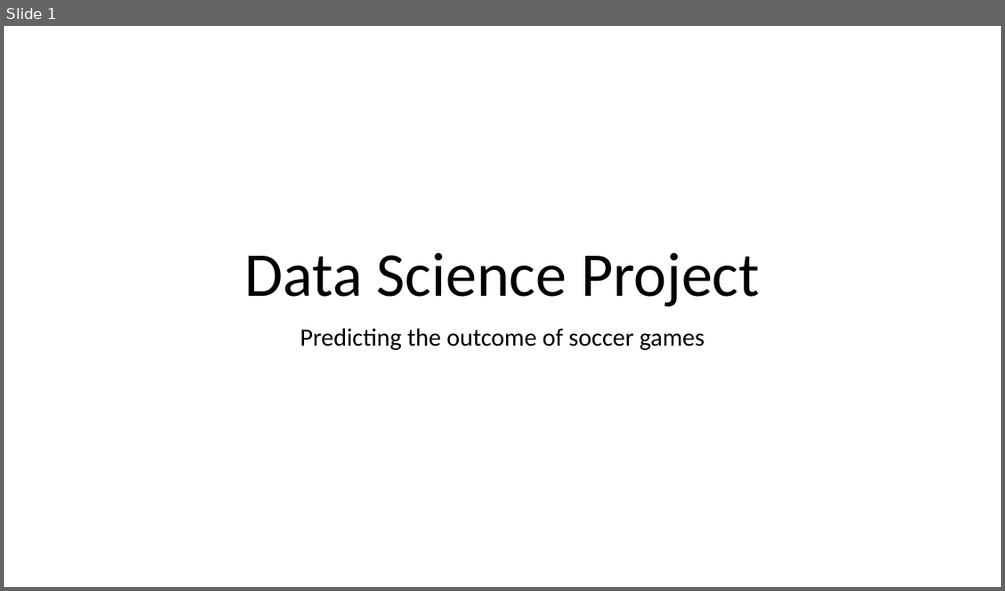
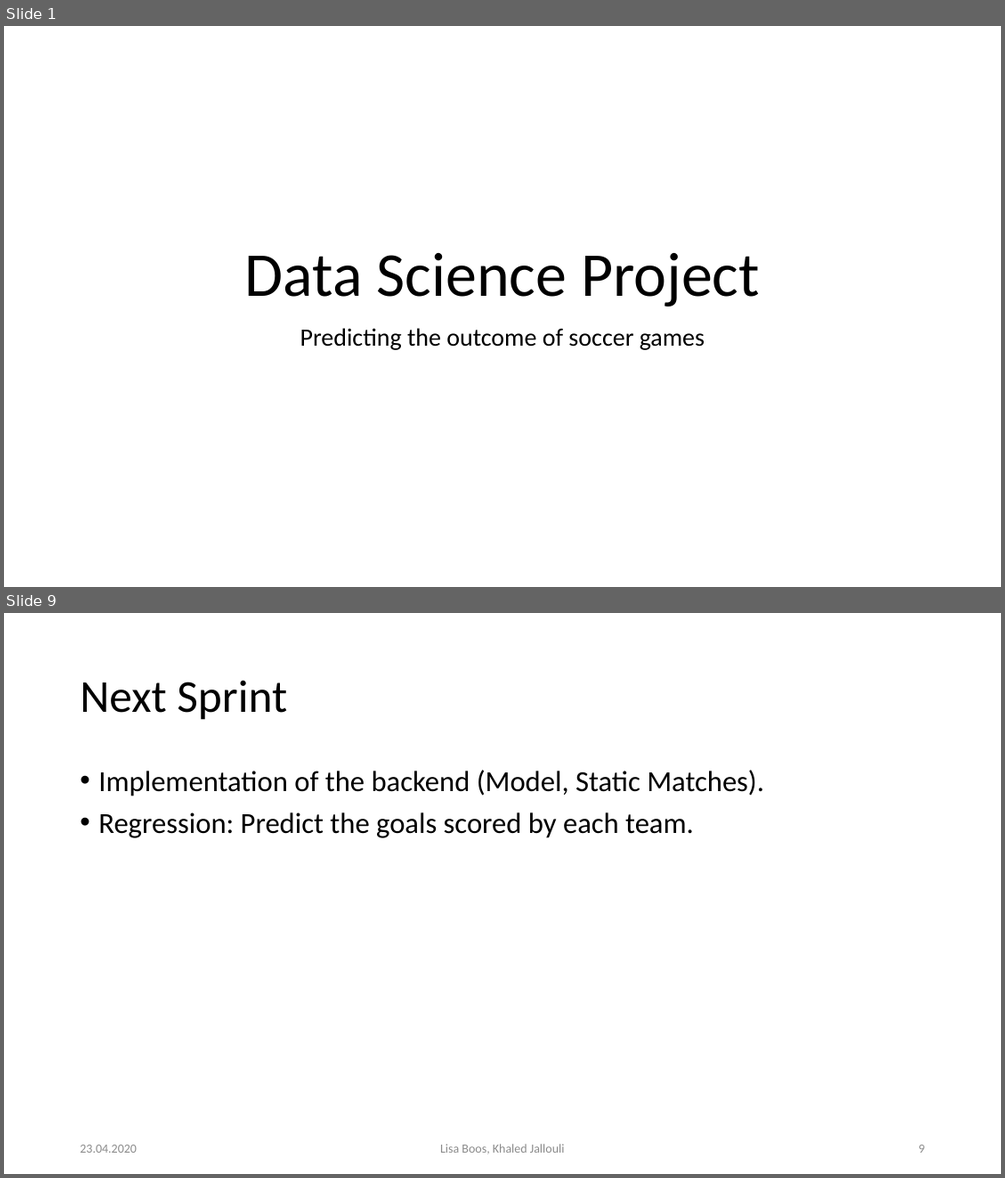
Before and after one commit to Khaledjallouli/project, a slide deck: Web/WebArchitectureDef.pptx. Shown one above the other, each under a label of ours: slide 1 before the commit, slides 1 and 9 after it; the slides between them are not shown. The pictures are 1005x591 and 1005x1178 pixels, drawn with LibreOffice and Linux fonts; fonts in the diff are those of the drawing; background and template pictures are left out. Boxes give left, top, right and bottom in pixels: in the first picture for what was removed or moved away, otherwise in the second. Text is boxed around its words. In the diff, an @@ line names an element or a change of style, - is before the commit and + after.

```diff
--- a/Web/WebArchitectureDef.pptx
+++ b/Web/WebArchitectureDef.pptx
@@ slide 9 added at [4,613,1001,1174], background #FFFFFF @@
@@ title added at [80,680,287,720], 44 pt, text #000000 @@
+Next Sprint
@@ text added at [98,770,764,838], 28 pt, text #000000 @@
+• Implementation of the backend (Model, Static Matches).
+• Regression: Predict the goals scored by each team.
@@ text added at [80,1144,137,1152], 12 pt, text #8C8C8C @@
+23.04.2020
@@ text added at [440,1143,565,1154], 12 pt, text #8C8C8C @@
+Lisa Boos, Khaled Jallouli
@@ page number added at [918,1144,924,1152], 12 pt, text #8C8C8C @@
+9
```
Also in this commit, not shown: 4 slides changed, 3 other slides added.
